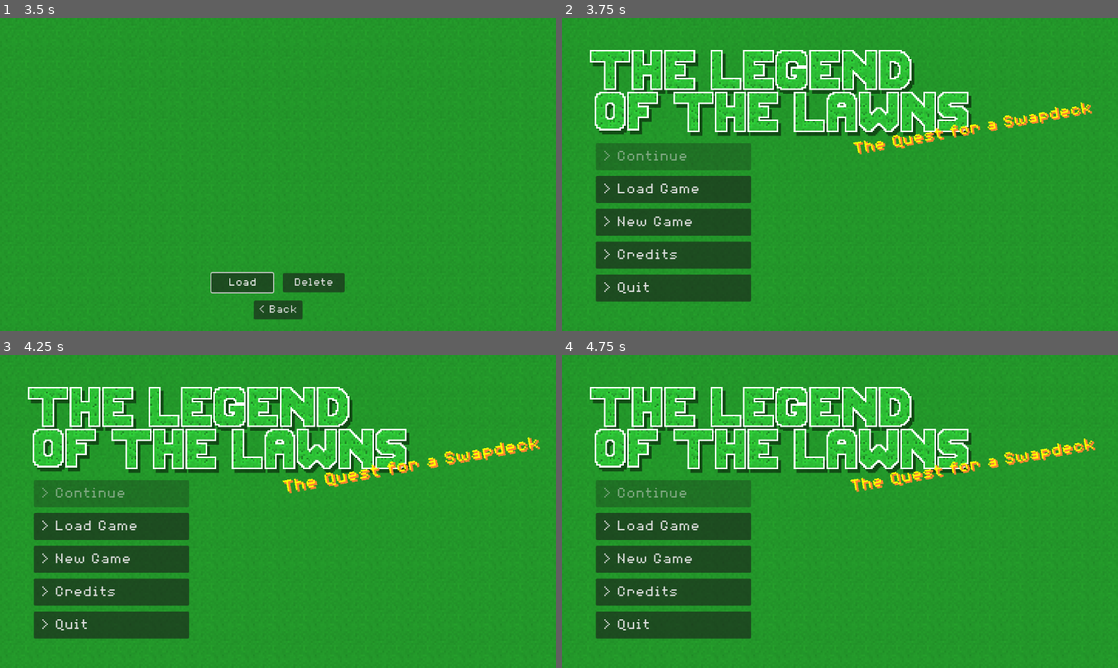
Above: before the commit, frames 1-4 (two rows, left to right).
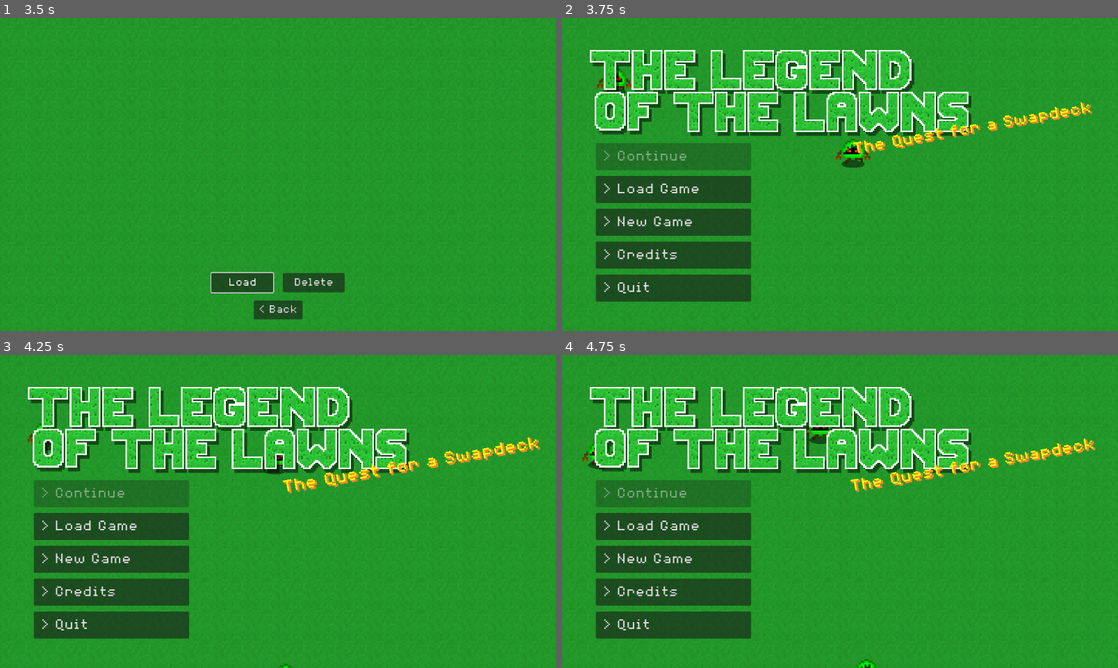
Above: after the commit, the same moments.

Repository: Birb-Games/the-legend-of-the-lawns
Game: Godot game, scene res://scenes/main.tscn
Same seed, same stepped clock (60 frames per second), same inputs: the game is played once before the commit and once after it.
Inputs (mouse positions are in pixels of both pictures, inside the frame that each line leads up to):
- Up to frame 1 (3.5 s): click "> Load Game" at 0.5 s; click "Load" at 1.25 s; click "> New Game" at 2 s; click "> New Game" at 2.75 s
- Up to frame 2 (3.75 s): click "< Back" at 3.5 s
- Up to frame 3 (4.25 s): no input
- Up to frame 4 (4.75 s): move the mouse to (962, 495) at 4.27 s; hold D (move_right) from 4.28 s (still down); tap Space (interact) at 4.35 s

Frame 1 is identical in both runs. In frame 2, 0.5% of the frame differs, in the area x 6-56%, y 16-48%; in frame 3, 0.2%; in frame 4, 0.4%.

Commit message:
Added shrub demons to the main menu.

Diff:
--- a/scenes/ui/main_menu.tscn
+++ b/scenes/ui/main_menu.tscn
@@ -1,9 +1,11 @@
-[gd_scene load_steps=8 format=4 uid="uid://cenxxd8t4m6fq"]
+[gd_scene load_steps=10 format=4 uid="uid://cenxxd8t4m6fq"]
 
 [ext_resource type="Script" uid="uid://botrxsvwyqq4u" path="res://scripts/ui/main_menu.gd" id="1_m1kxf"]
 [ext_resource type="TileSet" uid="uid://5ovepoc8woop" path="res://assets/tileset.tres" id="1_sl1te"]
 [ext_resource type="Texture2D" uid="uid://c4cnmykq1b2n1" path="res://assets/textures/title.png" id="2_fe2o3"]
 [ext_resource type="FontFile" uid="uid://b83lr4reqbm0y" path="res://assets/fonts/8BitOperator/8bitOperatorPlus8-Regular.ttf" id="3_1g8jr"]
+[ext_resource type="PackedScene" uid="uid://d1jwu43vb0643" path="res://scenes/enemies/mobile/shrub_demon.tscn" id="3_wb0q5"]
+[ext_resource type="Script" uid="uid://ddbojoc57qcsg" path="res://scripts/ui/menu_shrub_demon.gd" id="4_q85j6"]
 [ext_resource type="PackedScene" uid="uid://dd1bw4k33fgn0" path="res://scenes/ui/credits.tscn" id="5_x2yvf"]
 [ext_resource type="PackedScene" uid="uid://dpyjde1r6kiri" path="res://scenes/ui/create_new_save.tscn" id="6_uhagc"]
 [ext_resource type="PackedScene" uid="uid://cjn6khha0alh0" path="res://scenes/ui/load_screen.tscn" id="7_btxxm"]
@@ -24,7 +26,31 @@
 tile_map_data = PackedByteArray("AAD/////AAAAAAAAAAD//wAAAAAAAAAAAAD//wEAAAAAAAAAAAD//wIAAAAAAAAAAAD//wMAAAAAAAAAAAD//w …(3760 unchanged characters)…
 tile_set = ExtResource("1_sl1te")
 
+[node name="Sprites" type="Node2D" parent="."]
+y_sort_enabled = true
+
+[node name="ShrubDemon" parent="Sprites" instance=ExtResource("3_wb0q5")]
+scale = Vector2(4, 4)
+collision_mask = 0
+script = ExtResource("4_q85j6")
+
+[node name="ShrubDemon2" parent="Sprites" instance=ExtResource("3_wb0q5")]
+scale = Vector2(4, 4)
+collision_mask = 0
+script = ExtResource("4_q85j6")
+
+[node name="ShrubDemon3" parent="Sprites" instance=ExtResource("3_wb0q5")]
+scale = Vector2(4, 4)
+collision_mask = 0
+script = ExtResource("4_q85j6")
+
+[node name="ShrubDemon4" parent="Sprites" instance=ExtResource("3_wb0q5")]
+scale = Vector2(4, 4)
+collision_mask = 0
+script = ExtResource("4_q85j6")
+
 [node name="Title" type="Sprite2D" parent="."]
+z_index = 1
 position = Vector2(450, 150.99998)
 scale = Vector2(0.8, 0.8)
 texture = ExtResource("2_fe2o3")
@@ -110,17 +136,17 @@
 
 [node name="Credits" parent="." instance=ExtResource("5_x2yvf")]
 visible = false
-z_index = 1
+z_index = 2
 layout_mode = 1
 
 [node name="CreateNewSave" parent="." instance=ExtResource("6_uhagc")]
 visible = false
-z_index = 1
+z_index = 2
 layout_mode = 1
 
 [node name="LoadScreen" parent="." instance=ExtResource("7_btxxm")]
 visible = false
-z_index = 1
+z_index = 2
 layout_mode = 1
 
 [connection signal="pressed" from="Buttons/Continue" to="." method="_on_continue_pressed"]
--- a/scripts/ui/create_new_save.gd
+++ b/scripts/ui/create_new_save.gd
@@ -3,6 +3,7 @@
 func activate() -> void:
 	show()
 	$Name/Error.text = ""
+	$Name/TextEdit.text = ""
 
 func _on_back_pressed() -> void:
 	hide()
--- /dev/null
+++ b/scripts/ui/menu_shrub_demon.gd
@@ -0,0 +1,44 @@
+# A script to control an animated shrub demon on the main menu
+
+extends CharacterBody2D
+
+const MARGIN: float = 128.0
+
+func _ready() -> void:
+	$Healthbar.hide()
+	$AnimatedSprite2D.animation = "walking"
+	reset()
+
+func reset() -> void:
+	var viewport_rect: Rect2 = get_viewport_rect()
+
+	var angle: float = 0.0
+	var rand: int = randi() % 4
+	match rand:
+		0:
+			position.x = randf_range(MARGIN, viewport_rect.size.x - MARGIN)
+			position.y = -MARGIN
+			angle = randf_range(0.0, PI)
+		1:
+			position.x = randf_range(MARGIN, viewport_rect.size.x - MARGIN)
+			position.y = viewport_rect.size.y + MARGIN
+			angle = randf_range(PI, 2.0 * PI)
+		2:
+			position.x = -MARGIN
+			position.y = randf_range(MARGIN, viewport_rect.size.y - MARGIN)
+			angle = randf_range(-PI / 2.0, PI / 2.0)
+		3:
+			position.x = viewport_rect.size.x + MARGIN
+			position.y = randf_range(MARGIN, viewport_rect.size.y - MARGIN)
+			angle = randf_range(PI / 2.0, 3.0 * PI / 2.0)
+
+	velocity = Vector2(cos(angle), sin(angle)) * randf_range(80.0, 160.0)
+
+func _physics_process(_delta: float) -> void:
+	move_and_slide()
+
+	var viewport_rect: Rect2 = get_viewport_rect()
+	if position.x < -MARGIN * 2.0 or position.x > viewport_rect.size.x + MARGIN * 2.0:
+		reset()
+	elif position.y < -MARGIN * 2.0 or position.y > viewport_rect.size.y + MARGIN * 2.0:
+		reset()
Not shown, added: scripts/ui/menu_shrub_demon.gd.uid
